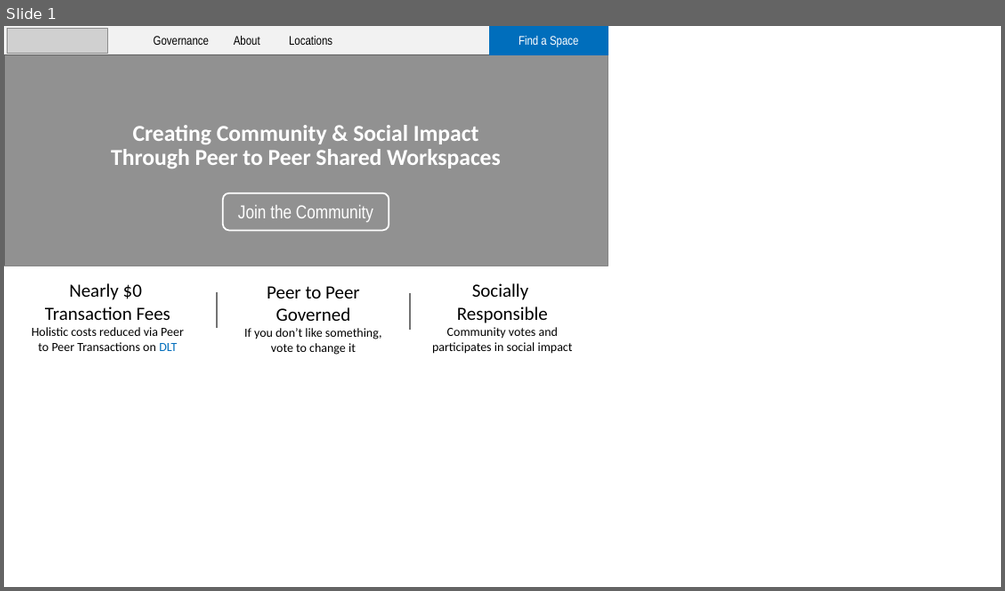
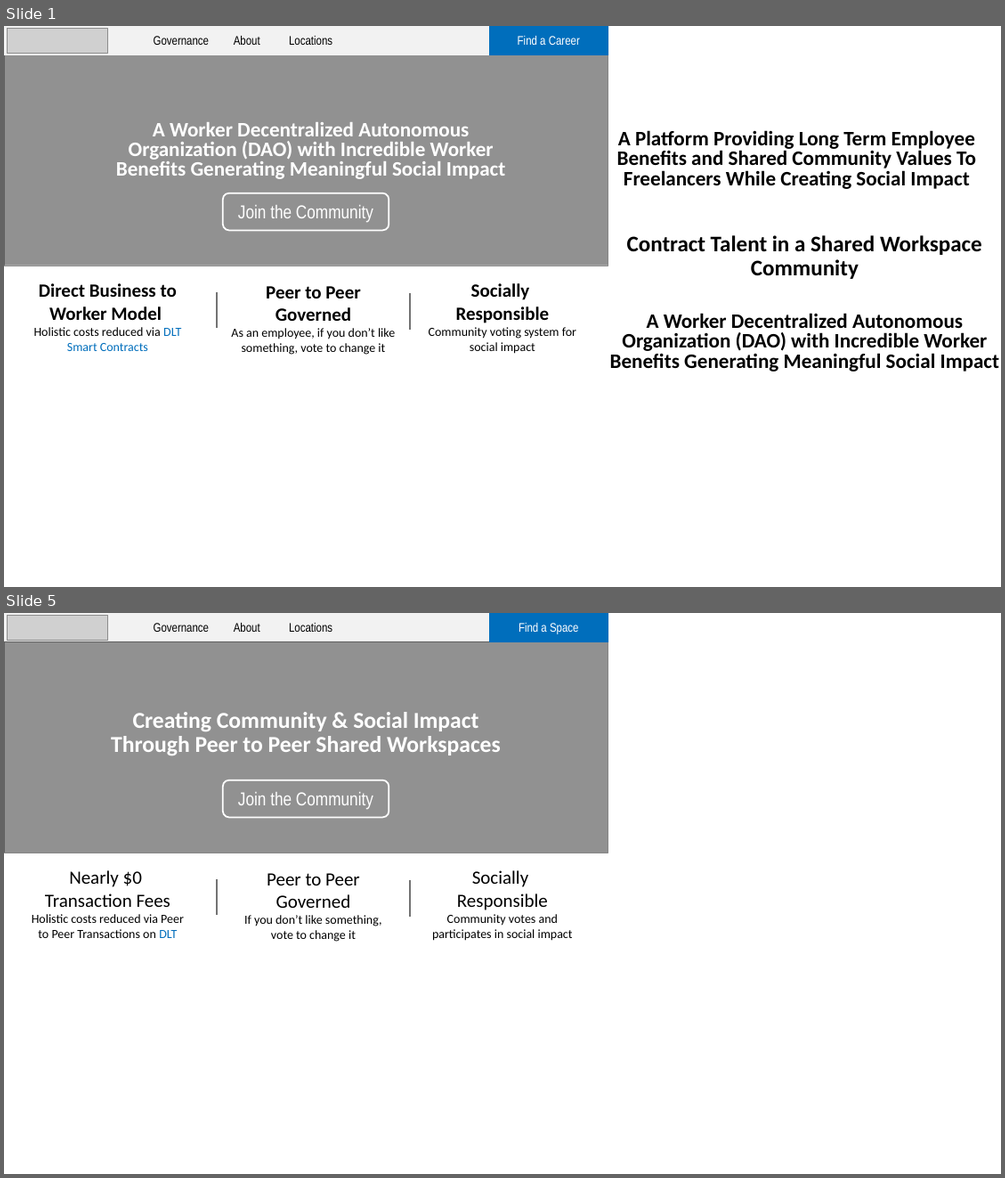
Before and after one commit to sriharikapu/ethdenver2018, a slide deck: static/images/pitch.pptx. Shown one above the other, each under a label of ours: slide 1 before the commit, slides 1 and 5 after it; the slides between them are not shown. The pictures are 1005x591 and 1005x1178 pixels, drawn with LibreOffice and Linux fonts; fonts in the diff are those of the drawing; grey boxes stand for pictures; background and template pictures are left out. Boxes give left, top, right and bottom in pixels: in the first picture for what was removed or moved away, otherwise in the second. Text is boxed around its words. In the diff, an @@ line names an element or a change of style, - is before the commit and + after.

Commit message:
updated and new images. updated ppt

```diff
--- a/static/images/pitch.pptx
+++ b/static/images/pitch.pptx
@@ slide 1 added at [4, 26, 1001, 587], background picture (left out) @@
@@ rectangle added at [4, 26, 608, 54], fill #F2F2F2, outline #F2F2F2 1 pt @@
@@ picture added at [7, 28, 108, 53] @@
@@ text added at [154, 36, 209, 45], 12 pt, text #000000 @@
+Governance
@@ text added at [234, 36, 260, 45], 12 pt, text #000000 @@
+About
@@ text added at [289, 36, 332, 45], 12 pt, text #000000 @@
+Locations
@@ rectangle added at [490, 26, 608, 54], fill #006EBC, outline #006EBC 1 pt, 12 pt, text #FFFFFF @@
+Find a Career
@@ picture added at [4, 54, 607, 265] @@
@@ rectangle added at [4, 54, 607, 265], fill #000000 at 30% opacity @@
@@ text added at [116, 122, 505, 179], 19.8 pt, text #FFFFFF, bold @@
+A Worker Decentralized Autonomous Organization (DAO) with Incredible Worker Benefits Generating Meaningful Social Impact
@@ text added at [617, 130, 976, 189], 19.8 pt, text #000000, bold @@
+A Platform Providing Long Term Employee Benefits and Shared Community Values To Freelancers While Creating Social Impact
@@ rounded rectangle added at [223, 192, 389, 230], outline #FFFFFF 1.5 pt, 18 pt, text #FFFFFF @@
+Join the Community
@@ text added at [627, 235, 982, 279], 21.4 pt, text #000000, bold @@
+Contract Talent in a Shared Workspace Community
@@ text added at [34, 283, 181, 351], 12 pt, text #000000 @@
+Direct Business to Worker Model
+Holistic costs reduced via DLT Smart Contracts
@@ line added from (217, 292) to (217, 328), #737373 2.25 pt @@
@@ text added at [231, 286, 395, 354], 12 pt, text #000000 @@
+Peer to Peer
+Governed
+As an employee, if you don’t like something, vote to change it
@@ text added at [429, 283, 576, 354], 12 pt, text #000000 @@
+Socially
+Responsible
+Community voting system for social impact
@@ line added from (410, 293) to (410, 329), #737373 2.25 pt @@
@@ text added at [610, 313, 999, 371], 19.8 pt, text #000000, bold @@
+A Worker Decentralized Autonomous Organization (DAO) with Incredible Worker Benefits Generating Meaningful Social Impact
@@ what was slide 1 is now slide 5 @@
```
Also in this commit, not shown: 3 other slides added, 7 other files.
